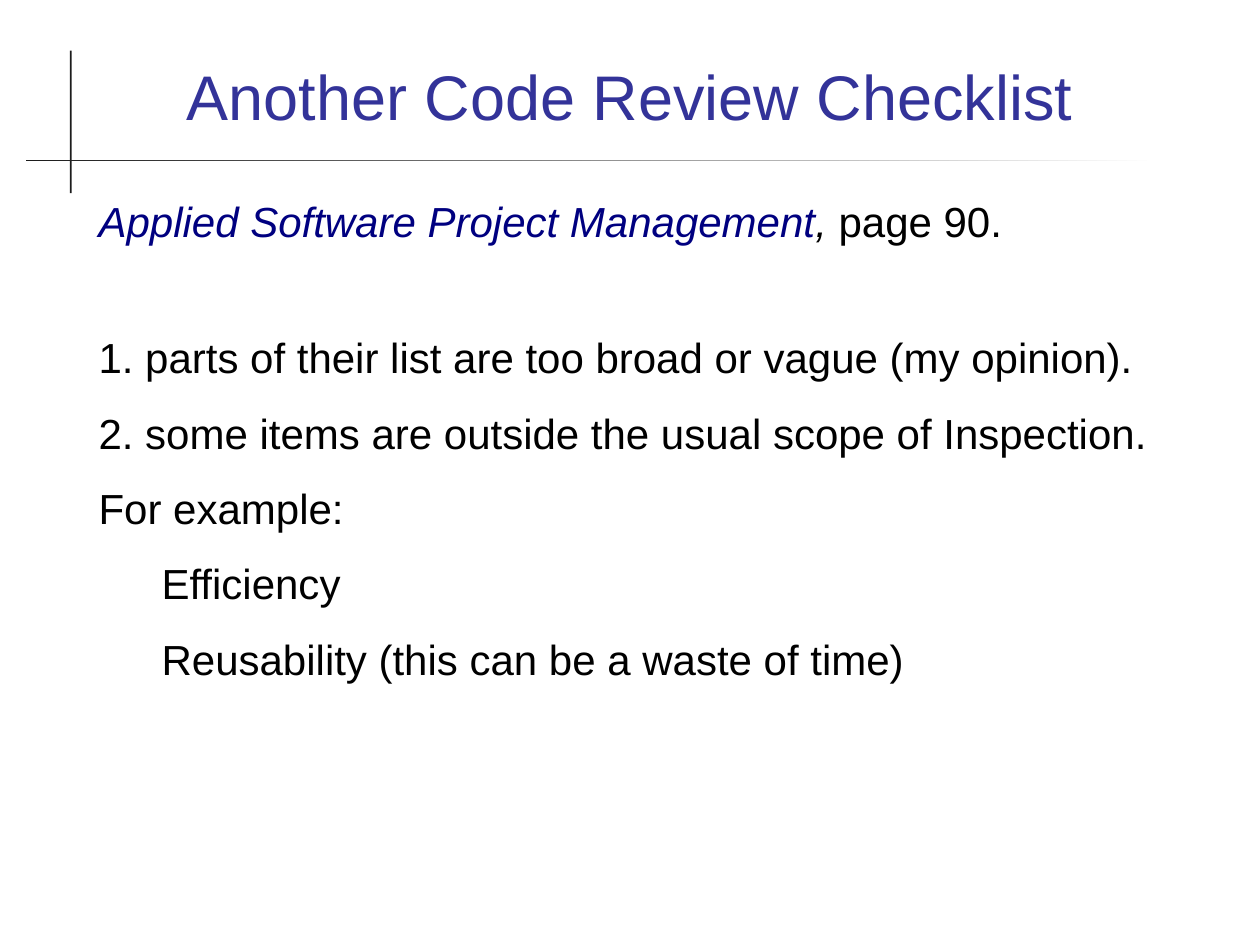
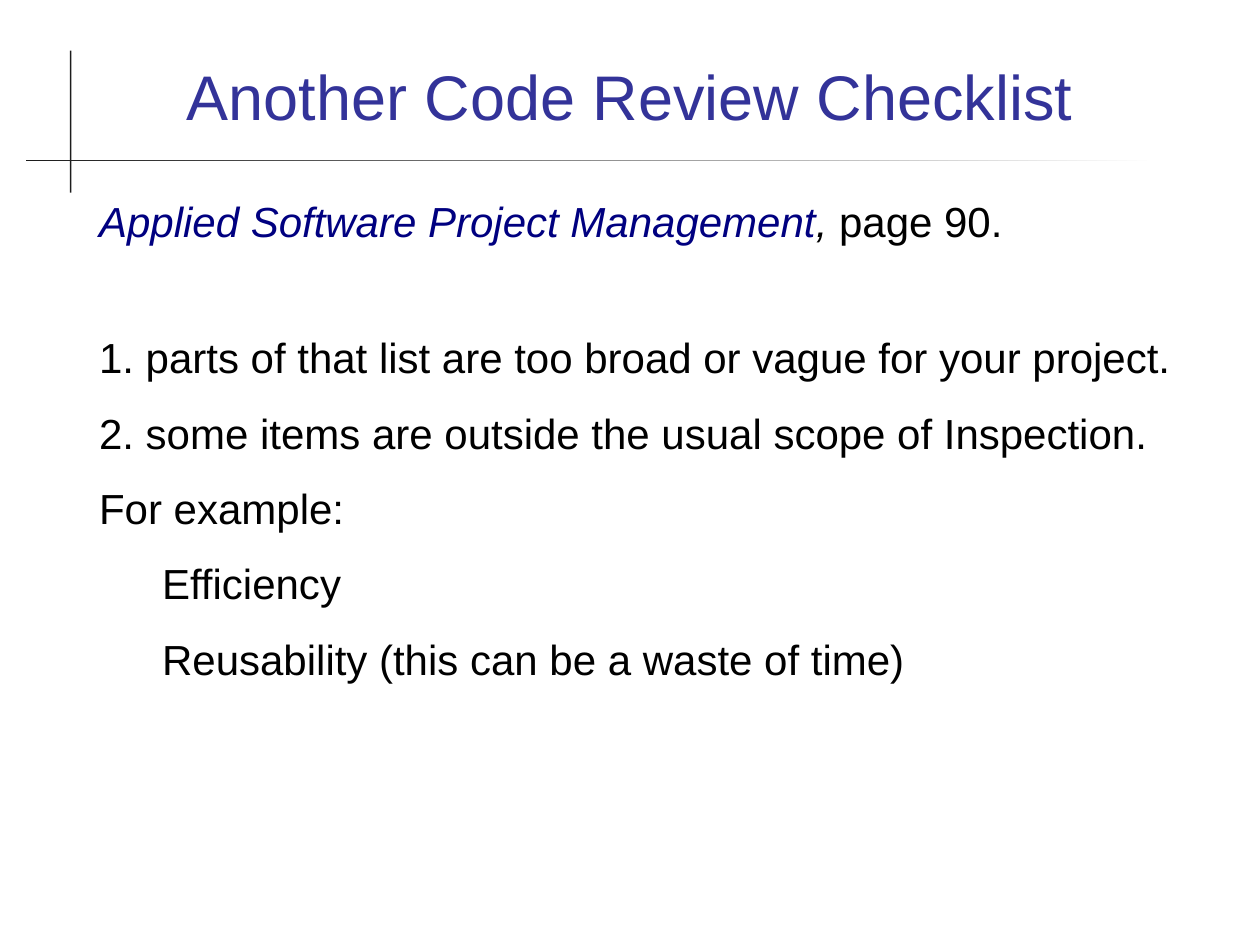
Before and after one commit to cpske/ISP, a slide deck: slide 34 of code-review/Reviews.ppt. Drawn at 1260x945 pixels with LibreOffice and Linux fonts; fonts in the diff are those of the drawing. Boxes give left, top, right and bottom in pixels: in the first picture for what was removed or moved away, otherwise in the second. Text is boxed around its words. In the diff, an @@ line names an element or a change of style, - is before the commit and + after.

```diff
--- a/code-review/Reviews.ppt
+++ b/code-review/Reviews.ppt
@@ text at bbox=[99, 206, 1147, 683]: indent changed @@
@@ text at bbox=[99, 342, 1170, 382]: text changed @@
-1. parts of their list are too broad or vague (my opinion).
+1. parts of that list are too broad or vague for your project.
```
Also in this commit, not shown: 17 other slides changed, 6 other files.
